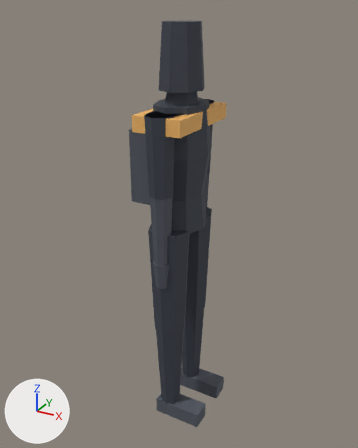
An edit to the glTF model game/assets/characters/runner.glb, drawn before and after from the same camera.
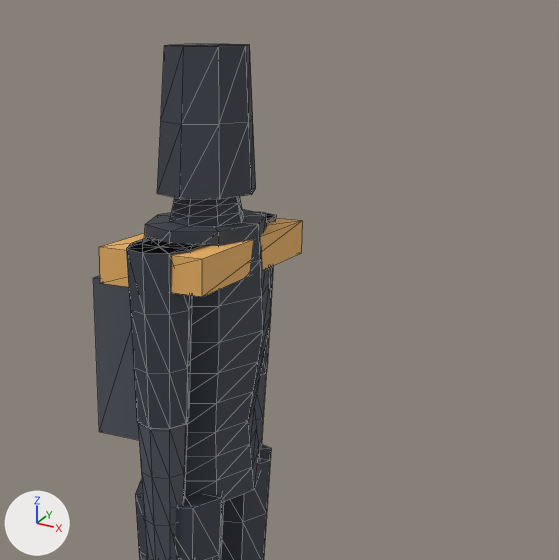
Each version is shown whole from a 50 mm camera at (0.928, -1.711, 1.79) aimed at (-0.022, 0.018, 0.926), then close up on the part from 24% to 97% of the width and 0% to 58% of the height. Arrows for +X, +Y and +Z are at lower left; the lights stay in place. The last two pictures show the newer version. The close-ups show mesh edges as thin lines. Vertices at exactly the same position are counted once.

Objects in the first close-up: 'Runner'.
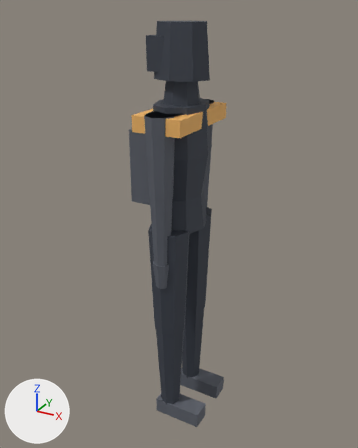
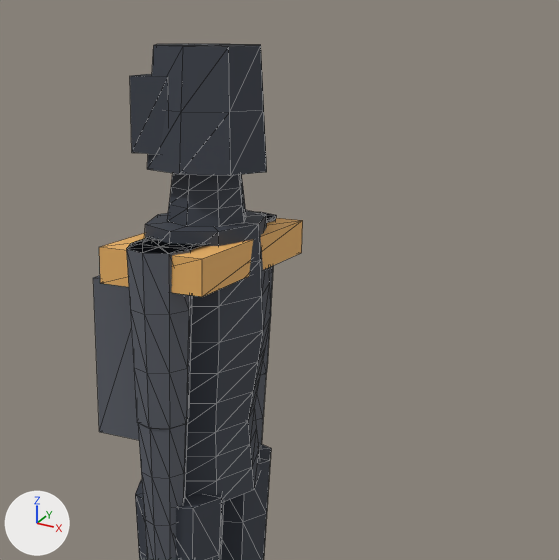
Location of each change, (x1, y1, x2, y2) in pixels of the close-ups (559 x 560 px; the box of a moved part takes in the faces that stretch with it):
part 1 of me_runnermesh, added
    after: (130, 74, 169, 154)
part 2 of me_runnermesh, moved or reshaped
    before: (157, 44, 256, 226)
    after: (147, 44, 267, 227)
part 3 of me_runnermesh, recoloured
    both: (127, 249, 273, 429)

Patch to the scene script:
```diff
--- a/game/assets/characters/runner.glb.py
+++ b/game/assets/characters/runner.glb.py
@@ me_runnermesh @@
 # used by ob_runner; location = (0.0, 0.0, 0.0)
-me_runnermesh.from_pydata(...)  # 561 vertices, 1072 faces; spans x -0.17..0.17, y -0.22..0.22, z 0.0..1.74
+me_runnermesh.from_pydata(...)  # 569 vertices, 1084 faces; spans x -0.17..0.17, y -0.22..0.22, z 0.0..1.74
+# me_runnermesh part 1: a new loose piece, a box spanning x -0.108..-0.032, y -0.078..0.078, z 1.568..1.693, in mat_suit (greyish blue #3a3f4a)
+# me_runnermesh part 2
+# 22 vertices are removed from x -0.09..0.09, y -0.1..0.1, z 1.5..1.74
+# 48 faces are deleted
+# 9 vertices in x -0.06..0.06, y -0.06..0.06, z 1.5 move by (0.0, 0.0, 0.04)
+# 8 vertices in x -0.07..0.07, y -0.07..0.07, z 1.47 move by (0.0, 0.0, 0.01)
+# 8 vertices move from x -0.06..0.06, y -0.06..0.06, z 1.48 to x -0.07..0.07, y -0.07..0.07, z 1.51
+# 22 vertices are added at x -0.12..0.12, y -0.1..0.1, z 1.54..1.74
+# 48 new faces join them, mat_suit (greyish blue #3a3f4a)
+# me_runnermesh part 3: 128 faces spanning x -0.06..0.06, y -0.22..0.22, z 1.12..1.43 switch from mat_suit (greyish blue #3a3f4a) to mat_trim (dark grey #5b5f69)
 me_runnermesh.materials.append(mat_accent)
```
